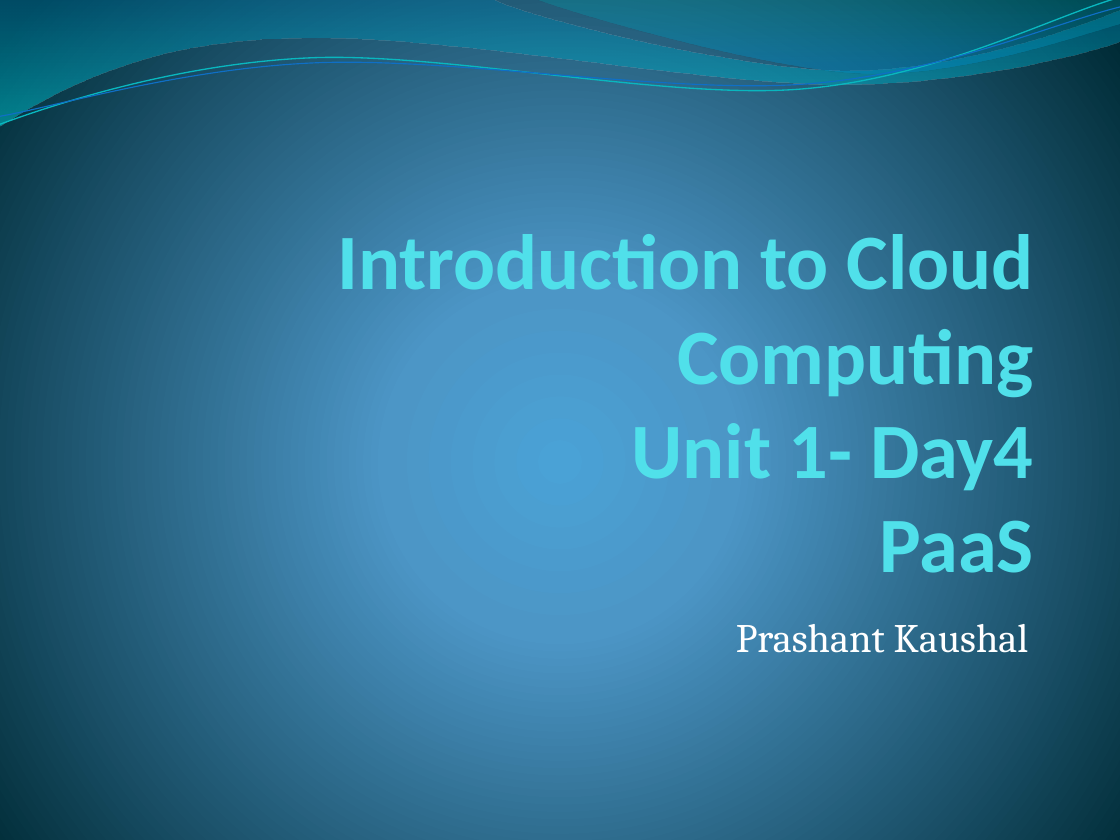
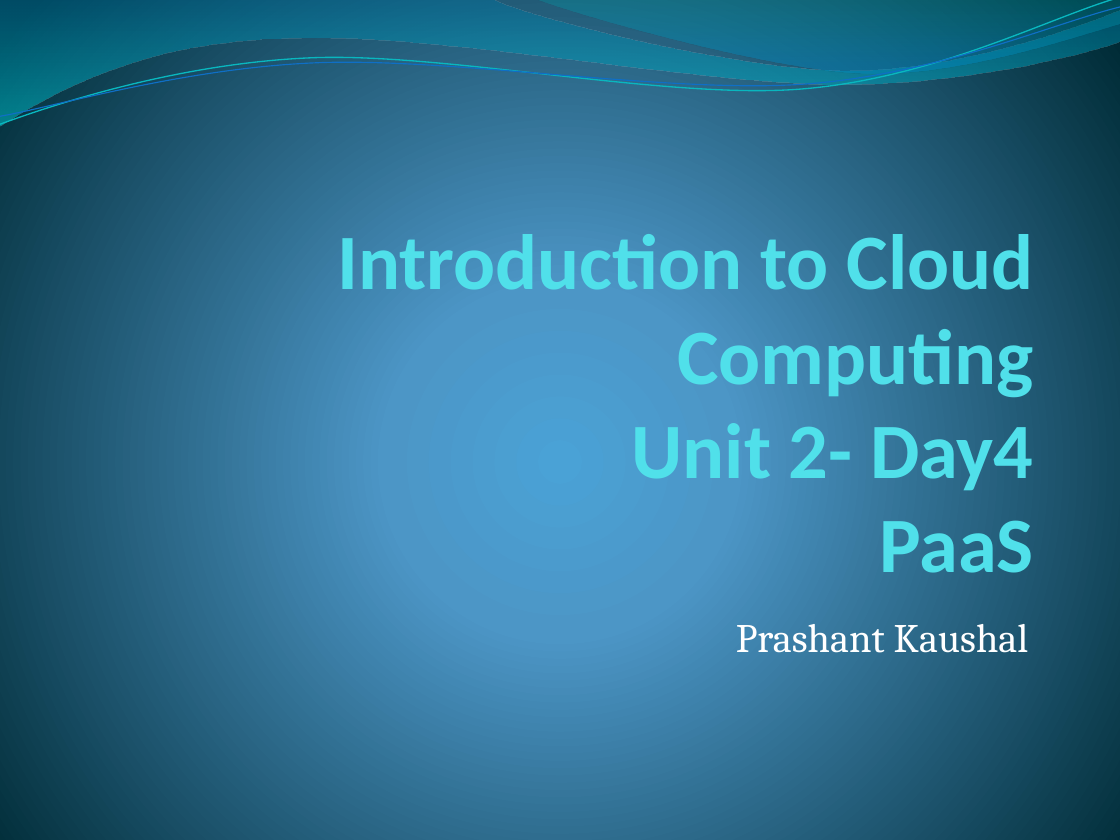
Before and after one commit to prashantkaushal/ccdocs, a slide deck: slide 1 of Unit2/Day4.pptx. Drawn at 1120x840 pixels with LibreOffice and Linux fonts; fonts in the diff are those of the drawing. Boxes give left, top, right and bottom in pixels: in the first picture for what was removed or moved away, otherwise in the second. Text is boxed around its words. In the diff, an @@ line names an element or a change of style, - is before the commit and + after.

Commit message:
missing slides

```diff
--- a/Unit2/Day4.pptx
+++ b/Unit2/Day4.pptx
@@ title at <box>338,234,1034,573</box>: text changed @@
-Introduction to Cloud Computing
-Unit 1- Day4
-PaaS
+Introduction to Cloud Computing
+Unit 2- Day4
+PaaS
```
Also in this commit, not shown: 12 other files.
